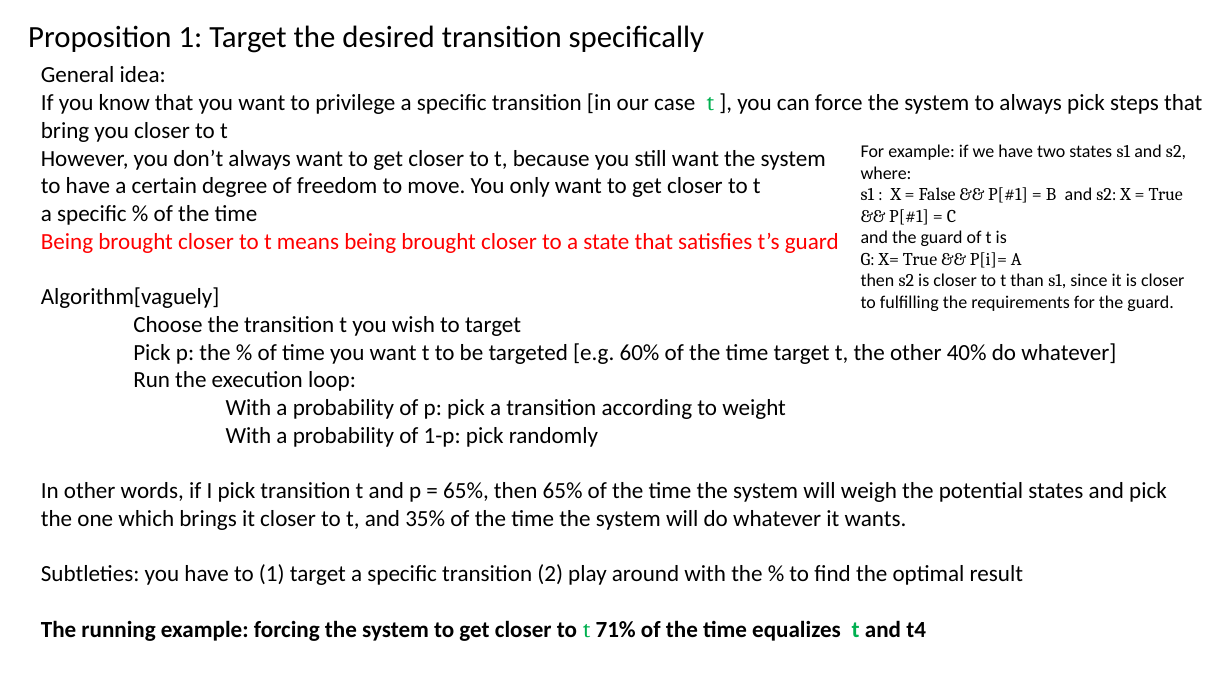
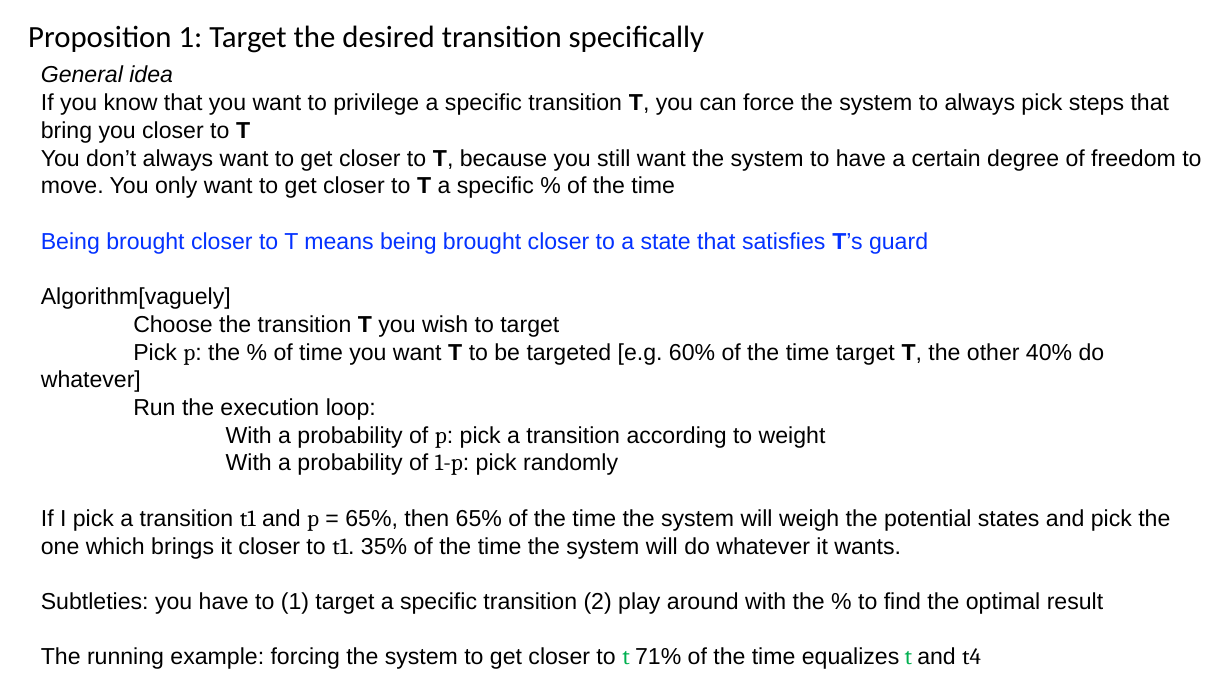
Before and after one commit to cubicle-model-checker/cubicle, a slide deck: slide 6 of mcmc_method.pptx (slide 2 before the commit). Drawn at 1232x693 pixels with LibreOffice and Linux fonts; fonts in the diff are those of the drawing. Boxes give left, top, right and bottom in pixels: in the first picture for what was removed or moved away, otherwise in the second. Text is boxed around its words. In the diff, an @@ line names an element or a change of style, - is before the commit and + after.

```diff
--- a/mcmc_method.pptx
+++ b/mcmc_method.pptx
@@ text at [41, 65, 1201, 254]: text changed; font Calibri to Arial @@
-General idea:
-If you know that you want to privilege a specific transition [in our case t ], you can force the system to always pick steps that bring you closer to t
-However, you don’t always want to get closer to t, because you still want the system
-to have a certain degree of freedom to move. You only want to get closer to t
-a specific % of the time
-Being brought closer to t means being brought closer to a state that satisfies t’s guard
+General idea
+If you know that you want to privilege a specific transition T, you can force the system to always pick steps that bring you closer to T
+You don’t always want to get closer to T, because you still want the system to have a certain degree of freedom to move. You only want to get closer to T a specific % of the time
+Being brought closer to T means being brought closer to a state that satisfies T’s guard
@@ text removed at [861, 144, 1186, 311] @@
-For example: if we have two states s1 and s2, where:
-s1 : X = False && P[#1] = B and s2: X = True && P[#1] = C
-and the guard of t is
-G: X= True && P[i]= A
-then s2 is closer to t than s1, since it is closer to fulfilling the requirements for the guard.
@@ text at [41, 287, 1103, 669]: font Calibri to Arial in "Algorithm[vaguely]", "Run the execution loop:", "With a probability of p: pick a ...", "With a probability of 1-p: pick randomly" and 2 more places; font Calibri to Cambria in "p:", "1-p:", "t t4"; bold off in "The running example: forcing the system to ..." @@
@@ text at [41, 315, 1105, 392]: text changed; font Calibri to Arial @@
-Choose the transition t you wish to target
-Pick p: the % of time you want t to be targeted [e.g. 60% of the time target t, the other 40% do whatever]
+Choose the transition T you wish to target
+Pick p: the % of time you want T to be targeted [e.g. 60% of the time target T, the other 40% do whatever]
@@ text at [41, 509, 1170, 559]: text changed; font Calibri to Arial @@
-In other words, if I pick transition t and p = 65%, then 65% of the time the system will weigh the potential states and pick the one which brings it closer to t, and 35% of the time the system will do whatever it wants.
+If I pick a transition t1 and p = 65%, then 65% of the time the system will weigh the potential states and pick the one which brings it closer to t1. 35% of the time the system will do whatever it wants.
```
Also in this commit, not shown: 8 other slides changed, 15 slides added, 3 slides removed.
